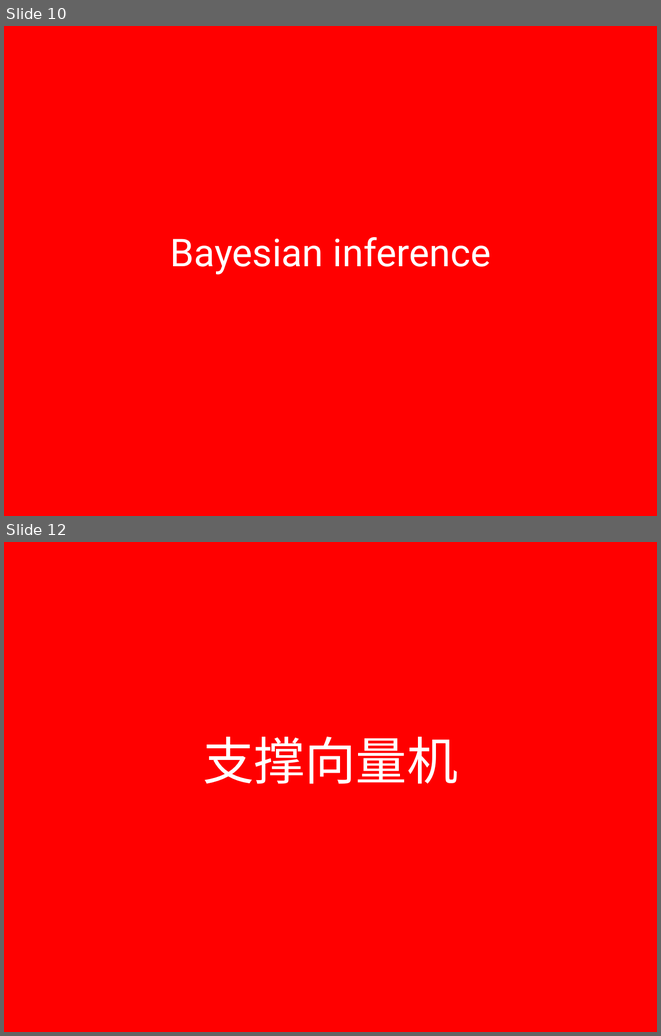
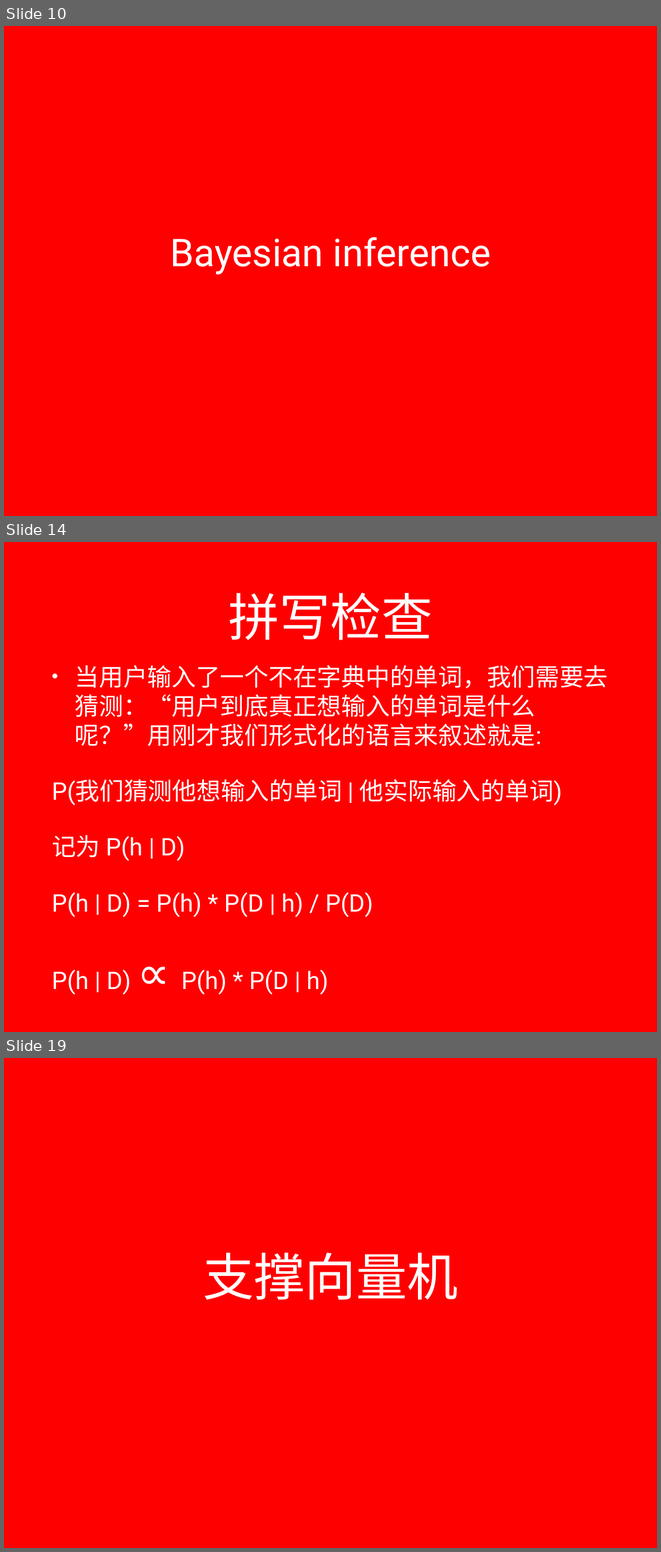
Before and after one commit to lizhanhui/ml, a slide deck: doc/presentation.pptx. Shown one above the other, each under a label of ours: slides 10 and 12 before the commit, slides 10, 14 and 19 after it; the slides between them are not shown. The pictures are 661x1036 and 661x1552 pixels, drawn with LibreOffice and Linux fonts; fonts in the diff are those of the drawing; background and template pictures are left out. Boxes give left, top, right and bottom in pixels: in the first picture for what was removed or moved away, otherwise in the second. Text is boxed around its words. In the diff, an @@ line names an element or a change of style, - is before the commit and + after.

```diff
--- a/doc/presentation.pptx
+++ b/doc/presentation.pptx
@@ slide 14 added at (4,542,657,1032), background picture (left out) @@
@@ title added at (228,592,432,640), 80 pt, text #FFFFFF @@
+拼写检查
@@ text added at (52,665,608,995), 38 pt, text #FFFFFF @@
+• 当用户输入了一个不在字典中的单词，我们需要去猜测：“用户到底真正想输入的单词是什么呢？”用刚才我们形式化的语言来叙述就是:
+P(我们猜测他想输入的单词 | 他实际输入的单词)
+记为 P(h | D)
+P(h | D) = P(h) * P(D | h) / P(D)
+P(h | D) ∝ P(h) * P(D | h)
@@ what was slide 12 is now slide 19 @@
```
Also in this commit, not shown: 3 slides changed, 7 other slides added, 1 slide removed.
